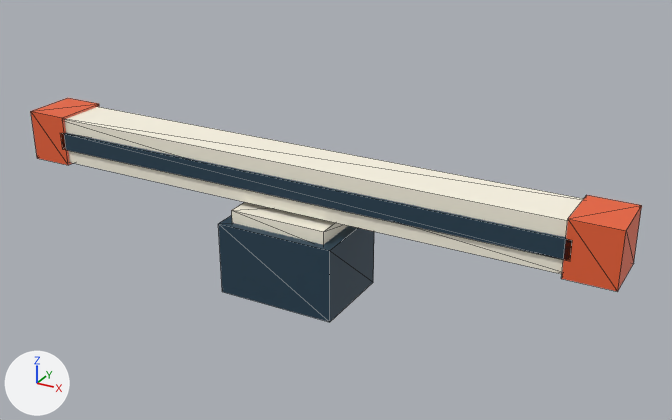
Before and after pictures for a commit that changed the glTF model assets/models/coast_guard_station/radar_tower_scanner.glb.
Rendered twice from a camera (50 mm lens) standing at (3.24, -5.3, 3.34) and looking at (0.23, 0.17, 0.61). Arrows for +X, +Y and +Z are at lower left; the lights stay in place. The older version comes first. Mesh edges are drawn as thin lines. Vertices at exactly the same position are counted once.

Objects in the first picture: 'radar_tower_scanner'.
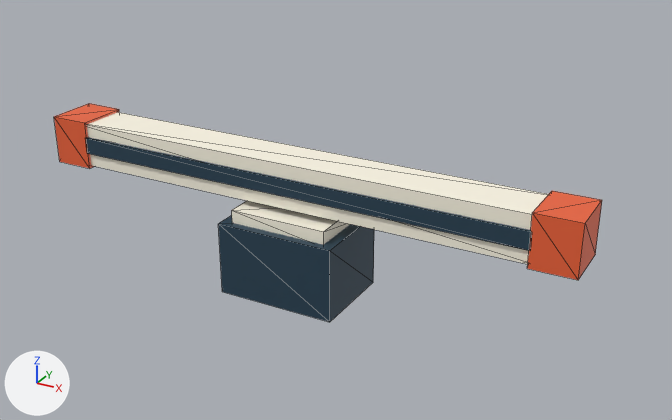
Where the change shows, as pixel boxes (x1, y1, x2, y2) in the pictures (672 x 420 px; the box of a moved part takes in the faces that stretch with it):
'radar_tower_scanner', reshaped (10% narrower)
    before: (31, 98, 642, 322)
    after: (54, 103, 602, 322)
part 1 of me_cube_328, moved or reshaped
    before: (64, 107, 583, 274)
    after: (87, 112, 549, 264)
part 2 of me_cube_328, moved or reshaped
    before: (561, 195, 642, 292)
    after: (85, 137, 532, 250)
part 3 of me_cube_328, moved or reshaped
    before: (31, 98, 99, 165)
    after: (218, 215, 374, 322)
part 4 of me_cube_328, moved or reshaped
    before: (61, 133, 572, 261)
    after: (527, 191, 602, 280)
part 5 of me_cube_328, moved or reshaped
    before: (218, 215, 374, 322)
    after: (54, 103, 119, 168)
part 6 of me_cube_328, recoloured
    before: (31, 98, 642, 292)
    after: (85, 137, 532, 250)
part 7 of me_cube_328, recoloured
    before: (61, 133, 572, 261)
    after: (54, 103, 602, 280)

Patch to the scene script:
```diff
--- a/assets/models/coast_guard_station/radar_tower_scanner.glb.py
+++ b/assets/models/coast_guard_station/radar_tower_scanner.glb.py
@@ me_cube_328 @@
 # used by ob_radar_tower_scanner; location = (0.0, 0.0, 0.0)
-me_cube_328.from_pydata(...)  # 48 vertices, 72 faces; spans x -2.35..2.35, y -0.34..0.34, z -0.01..1.07
+me_cube_328.from_pydata(...)  # 48 vertices, 72 faces; spans x -2.11..2.11, y -0.34..0.34, z -0.01..1.06
+# me_cube_328 part 1: the loose piece of 8 vertices spanning x -2.2..2.2, y -0.19..0.19, z 0.69..1.05 is scaled about its middle by (0.886, 0.947, 0.944)
+# me_cube_328 part 2: the loose piece of 8 vertices spanning x 2.01..2.35, y -0.21..0.21, z 0.67..1.07 is scaled about its middle by (10.6, 0.952, 0.325), then moved by (-2.18, 0.0, 0.0)
+# me_cube_328 part 3: the loose piece of 8 vertices spanning x -2.35..-2.01, y -0.21..0.21, z 0.67..1.07 is scaled about its middle by (2.71, 1.62, 1.4), then moved by (2.18, 0.0, -0.6)
+# me_cube_328 part 4: the loose piece of 8 vertices spanning x -2.05..2.05, y -0.21..0.21, z 0.8..0.94 is scaled about its middle by (0.078, 0.952, 2.71), then moved by (1.95, 0.0, 0.0)
+# me_cube_328 part 5: the loose piece of 8 vertices spanning x -0.46..0.46, y -0.34..0.34, z -0.01..0.55 is scaled about its middle by (0.348, 0.588, 0.679), then moved by (-1.95, 0.0, 0.6)
+# me_cube_328 part 6: all 24 faces that had it switch from mat_rescue_orange (orange #ed6338) to mat_marine_blue (dark blue #233f51)
+# me_cube_328 part 7: all 24 faces that had it switch from mat_marine_blue (dark blue #233f51) to mat_rescue_orange (orange #ed6338)
 me_cube_328.materials.append(mat_white_enamel_trim)
```
